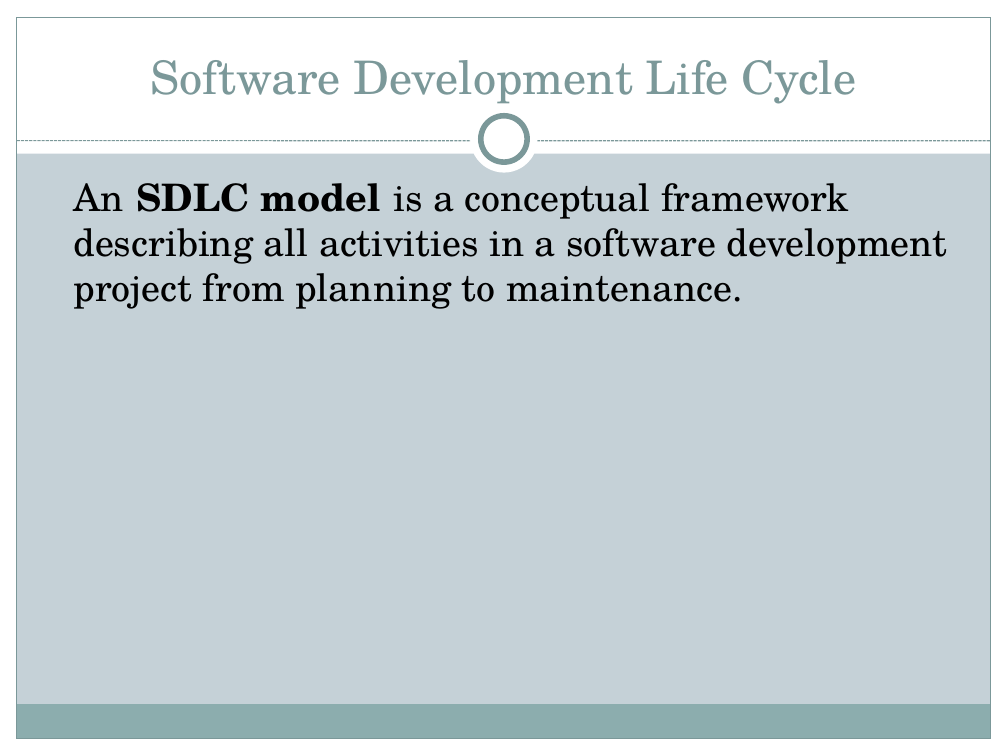
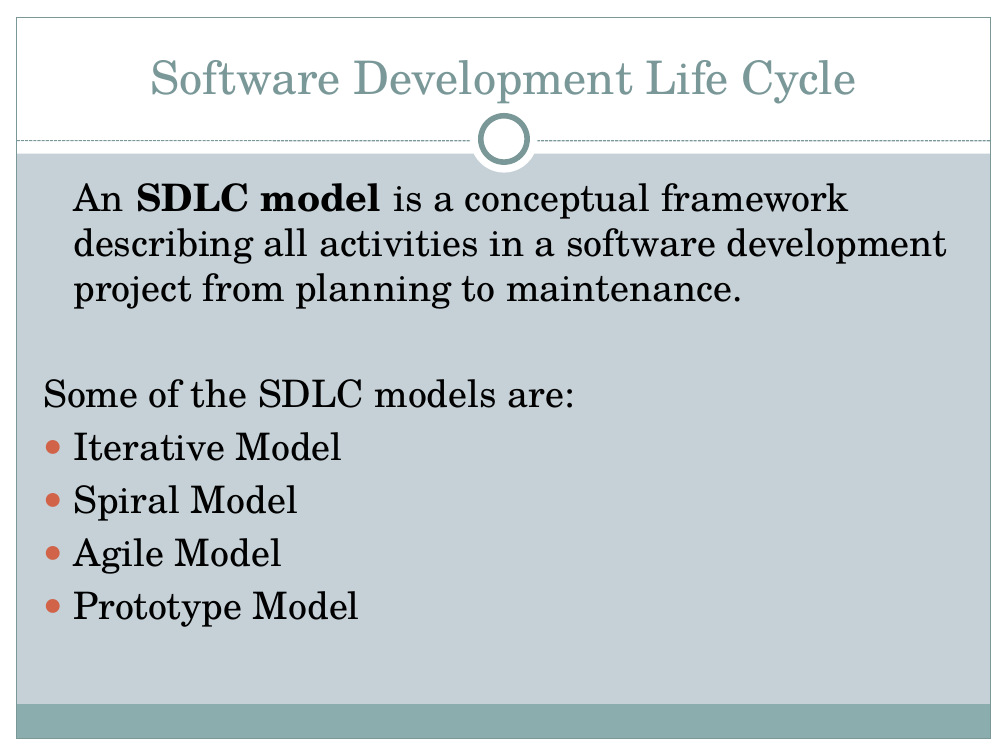
Before and after one commit to Bsccs/tutorial-site, a slide deck: slide 4 of documentation/project.pptx. Drawn at 1008x756 pixels with LibreOffice and Linux fonts; fonts in the diff are those of the drawing. Boxes give left, top, right and bottom in pixels: in the first picture for what was removed or moved away, otherwise in the second. Text is boxed around its words. In the diff, an @@ line names an element or a change of style, - is before the commit and + after.

```diff
--- a/documentation/project.pptx
+++ b/documentation/project.pptx
@@ text at <box>43,379,575,627</box>: paragraphs added @@
+Some of the SDLC models are:
+● Iterative Model
+● Spiral Model
+● Agile Model
+● Prototype Model
```
Also in this commit, not shown: 10 other slides changed, 8 slides added, 7 slides removed, 13 other files.
